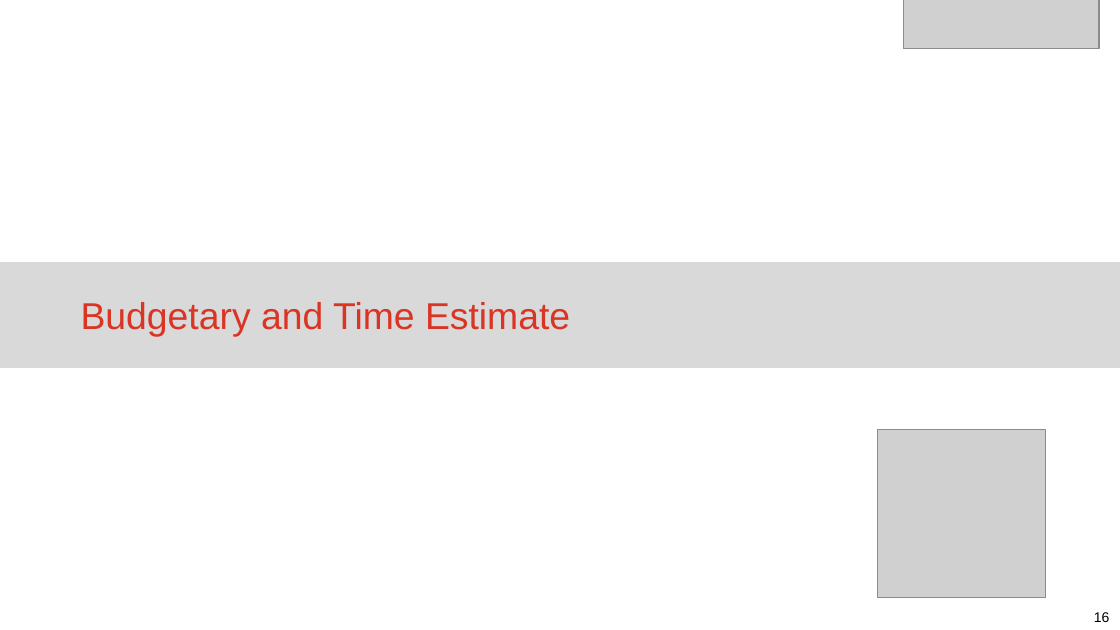
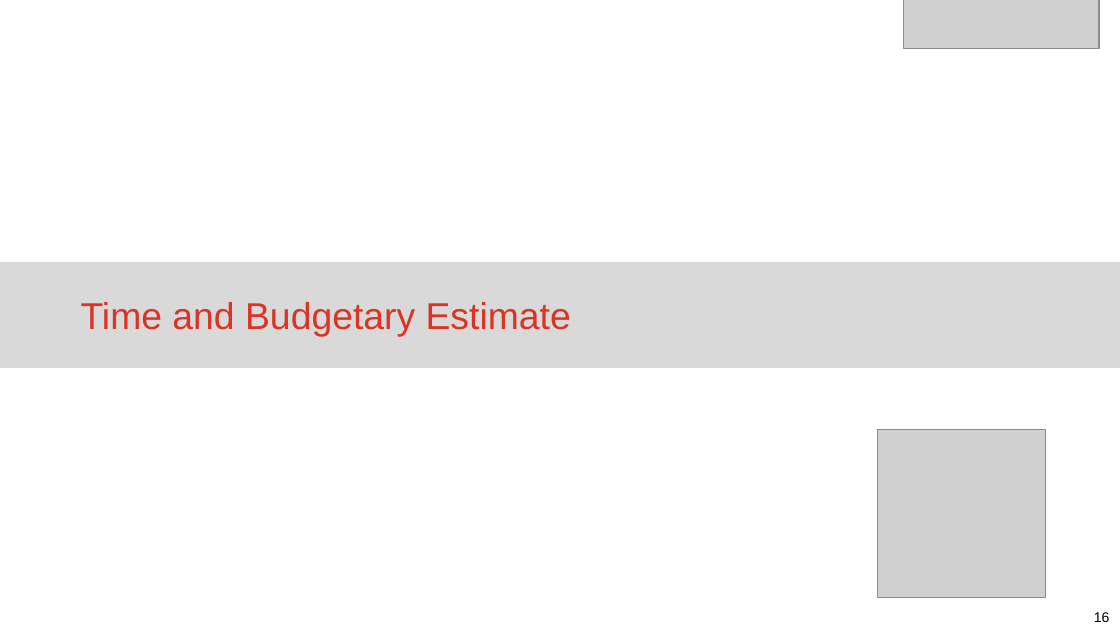
Before and after one commit to eaitbrahim/Taskmaster2020, a slide deck: slide 16 of WorkEstimate/Code Gate Proposal to Eisbrennerpg for Modapts App.pptx. Drawn at 1120x630 pixels with LibreOffice and Linux fonts; fonts in the diff are those of the drawing; grey boxes stand for pictures. Boxes give left, top, right and bottom in pixels: in the first picture for what was removed or moved away, otherwise in the second. Text is boxed around its words. In the diff, an @@ line names an element or a change of style, - is before the commit and + after.

Commit message:
Adding budget estimation

```diff
--- a/WorkEstimate/Code Gate Proposal to Eisbrennerpg for Modapts App.pptx
+++ b/WorkEstimate/Code Gate Proposal to Eisbrennerpg for Modapts App.pptx
@@ text in rectangle at [81, 302, 571, 337]: text changed @@
-Budgetary and Time Estimate
+Time and Budgetary Estimate
```
Also in this commit, not shown: 1 other slide changed, 1 slide added.
